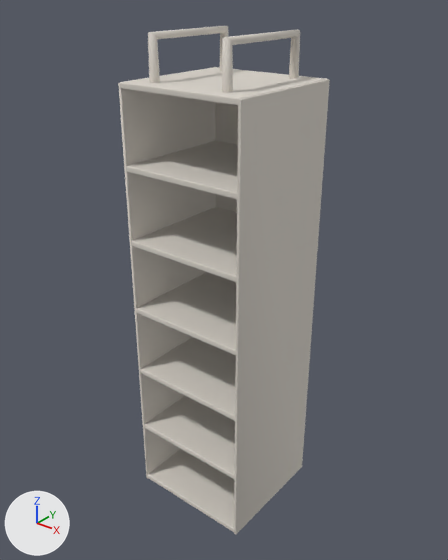
An edit to the glTF model house-light/furniture/models/G08.glb, drawn before and after from the same camera.
One viewpoint serves both versions: a 50 mm lens placed at (0.791, -0.994, 1.185), pointed at (-0.008, 0.005, 0.566). The axes (+X, +Y, +Z) are drawn at lower left. The lights are the same throughout. The first picture is the older version. Where no turn or scale is listed for an object, it has been applied to the vertices.
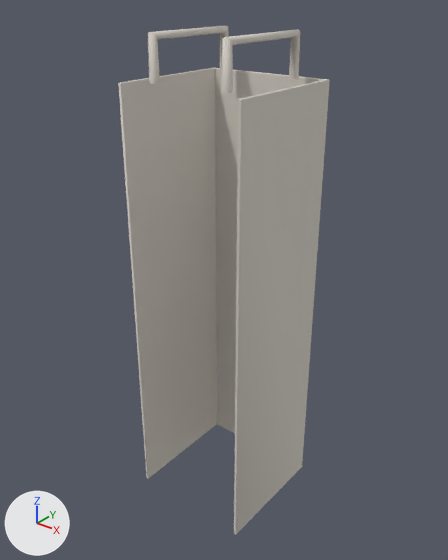
What differs and where, as boxes [x1, y1, x2, y2] in the pictures (448 x 560 px):
```json
{"object": "Cube.004", "change": "deleted", "before": [136, 272, 236, 355]}
{"object": "Cube.005", "change": "deleted", "before": [131, 207, 237, 282]}
{"object": "Cube.002", "change": "deleted", "before": [140, 337, 236, 421]}
{"object": "Cube.001", "change": "deleted", "before": [144, 396, 235, 479]}
{"object": "Cube.006", "change": "deleted", "before": [126, 141, 238, 200]}
{"object": "Cube.007", "change": "deleted", "before": [120, 67, 328, 106]}
{"object": "Cube.003", "change": "deleted", "before": [147, 449, 234, 532]}
```

Edits to the scene script, one JSON object a line:
```json
{"op": "remove", "block": "ob_cube_003", "code": ["ob_cube_003 = bpy.data.objects.new('Cube.003', me_cube_003)", "ob_cube_003.parent = ob_node_1", "ob_cube_003.location = (0.0, 0.0, 0.009)", "ob_cube_003.scale = (0.146, 0.146, 0.146)"]}
{"op": "remove", "block": "ob_cube_001", "code": ["ob_cube_001 = bpy.data.objects.new('Cube.001', me_cube_003)", "ob_cube_001.parent = ob_node_1", "ob_cube_001.location = (0.0, 0.0, 0.174)", "ob_cube_001.scale = (0.146, 0.146, 0.146)"]}
{"op": "remove", "block": "ob_cube_002", "code": ["ob_cube_002 = bpy.data.objects.new('Cube.002', me_cube_003)", "ob_cube_002.parent = ob_node_1", "ob_cube_002.location = (0.0, 0.0, 0.339)", "ob_cube_002.scale = (0.146, 0.146, 0.146)"]}
{"op": "remove", "block": "ob_cube_004", "code": ["ob_cube_004 = bpy.data.objects.new('Cube.004', me_cube_003)", "ob_cube_004.parent = ob_node_1", "ob_cube_004.location = (0.0, 0.0, 0.504)", "ob_cube_004.scale = (0.146, 0.146, 0.146)"]}
{"op": "remove", "block": "ob_cube_005", "code": ["ob_cube_005 = bpy.data.objects.new('Cube.005', me_cube_003)", "ob_cube_005.parent = ob_node_1", "ob_cube_005.location = (0.0, 0.0, 0.669)", "ob_cube_005.scale = (0.146, 0.146, 0.146)"]}
{"op": "remove", "block": "ob_cube_006", "code": ["ob_cube_006 = bpy.data.objects.new('Cube.006', me_cube_003)", "ob_cube_006.parent = ob_node_1", "ob_cube_006.location = (0.0, 0.0, 0.834)", "ob_cube_006.scale = (0.146, 0.146, 0.146)"]}
{"op": "remove", "block": "ob_cube_007", "code": ["ob_cube_007 = bpy.data.objects.new('Cube.007', me_cube_003)", "ob_cube_007.parent = ob_node_1", "ob_cube_007.location = (0.0, 0.0, 0.999)", "ob_cube_007.scale = (0.146, 0.146, 0.146)"]}
```
